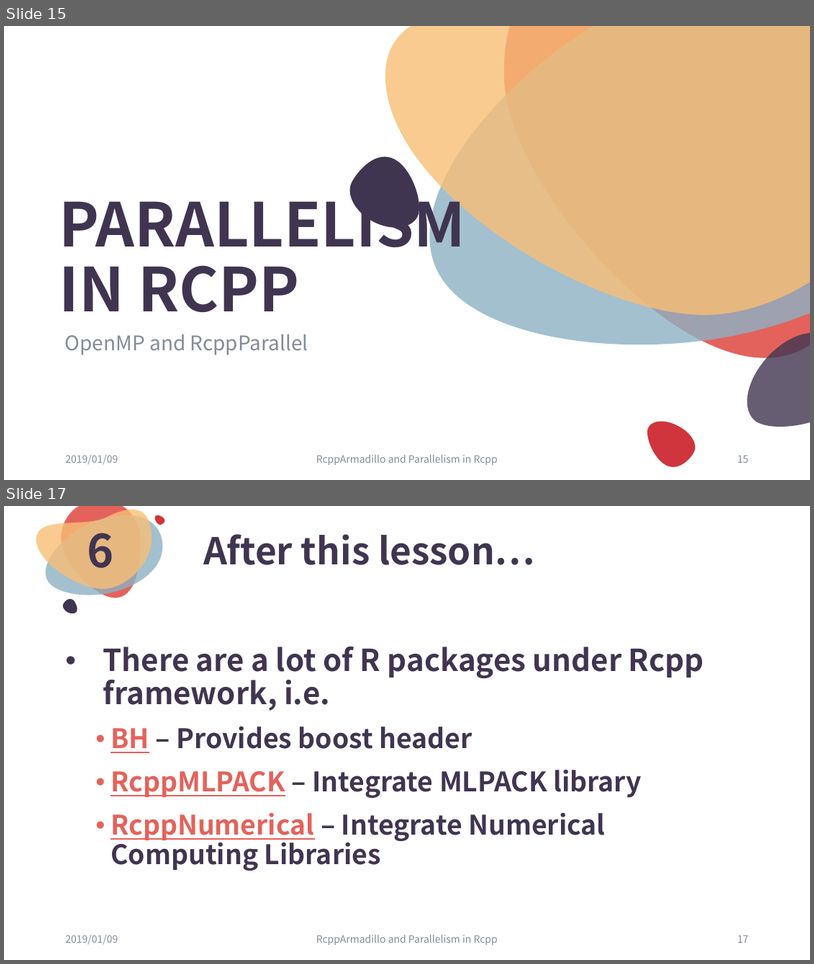
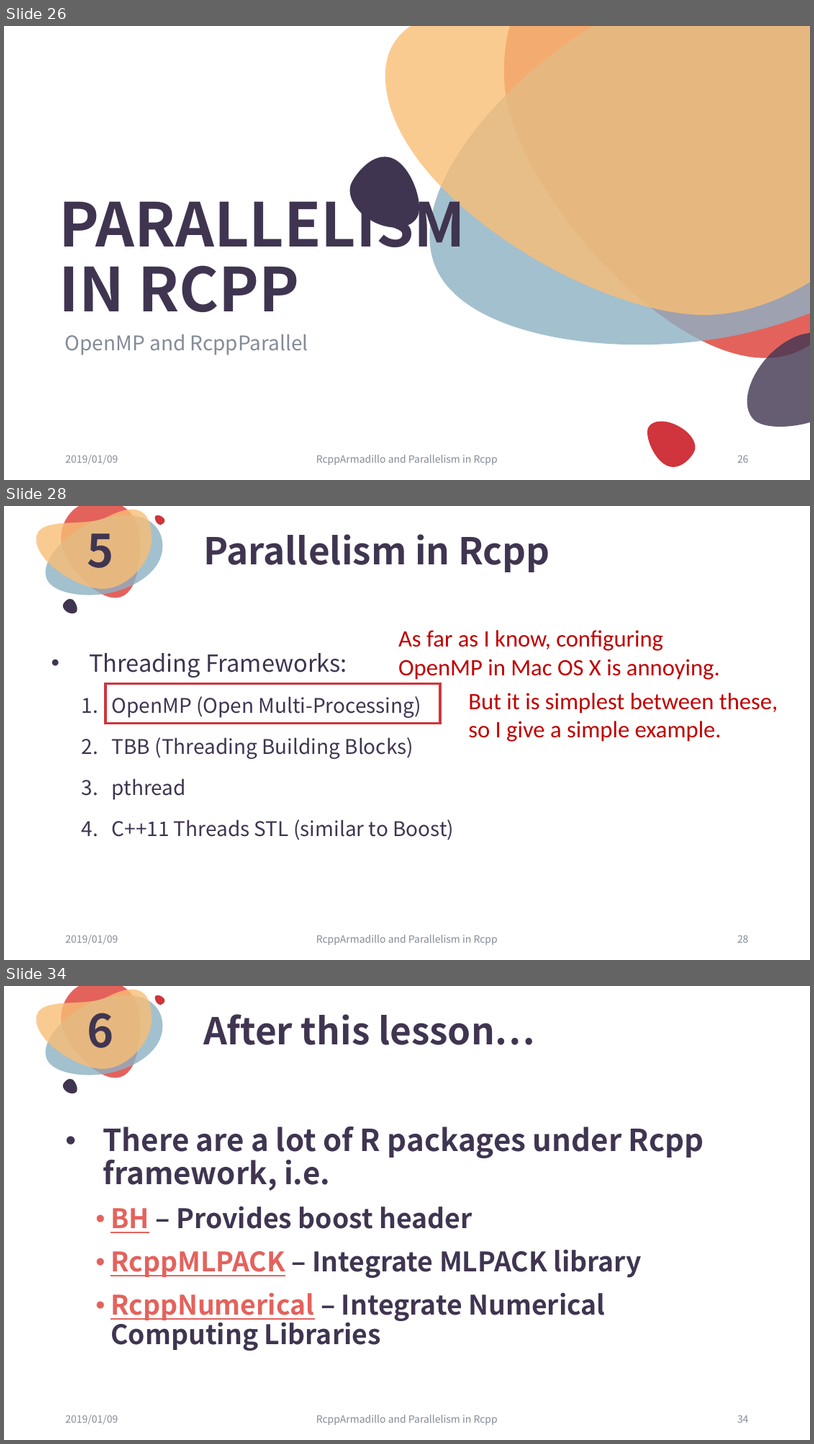
Before and after one commit to ChingChuan-Chen/Rcpp_RcppArmadillo_tutorial, a slide deck: leture_powerpoint_0109.pptx. Shown one above the other, each under a label of ours: slides 15 and 17 before the commit, slides 26, 28 and 34 after it; the slides between them are not shown. The pictures are 814x964 and 814x1444 pixels, drawn with LibreOffice and Linux fonts; fonts in the diff are those of the drawing. Boxes give left, top, right and bottom in pixels: in the first picture for what was removed or moved away, otherwise in the second. Text is boxed around its words. In the diff, an @@ line names an element or a change of style, - is before the commit and + after.

```diff
--- a/leture_powerpoint_0109.pptx
+++ b/leture_powerpoint_0109.pptx
@@ slide 28 added at bbox=[4, 506, 810, 960], background #FFFFFF; not listed: 5 template elements that a slide beside it also shows @@
@@ text added at bbox=[88, 521, 114, 568], 54 pt, text #403551, bold @@
+5
@@ title added at bbox=[203, 534, 550, 572], 44 pt, text #403551, bold @@
+Parallelism in Rcpp
@@ text added at bbox=[399, 630, 720, 680], 28 pt, text #C00000 @@
+As far as I know, configuring
+OpenMP in Mac OS X is annoying.
@@ text added at bbox=[89, 653, 454, 840], 24 pt, text #403551 @@
+• Threading Frameworks:
+  1. OpenMP (Open Multi-Processing)
+  2. TBB (Threading Building Blocks)
+  3. pthread
+  4. C++11 Threads STL (similar to Boost)
@@ rectangle added at bbox=[106, 684, 441, 723], outline #D0343C 3 pt @@
@@ text added at bbox=[468, 692, 778, 741], 28 pt, text #C00000 @@
+But it is simplest between these,
+so I give a simple example.
@@ text added at bbox=[65, 934, 118, 944], 12 pt, text #848B98 @@
+2019/01/09
@@ text added at bbox=[316, 934, 498, 944], 12 pt, text #848B98 @@
+RcppArmadillo and Parallelism in Rcpp
@@ page number added at bbox=[738, 934, 749, 942], 12 pt, text #848B98 @@
+28
@@ what was slide 15 is now slide 26 @@
@@ page number at bbox=[738, 454, 749, 462]: text changed @@
-15
+26
@@ what was slide 17 is now slide 34 @@
@@ page number at bbox=[738, 1414, 749, 1422]: text changed @@
-17
+34
```
Also in this commit, not shown: 4 slides changed, 16 other slides added, 7 other files.
